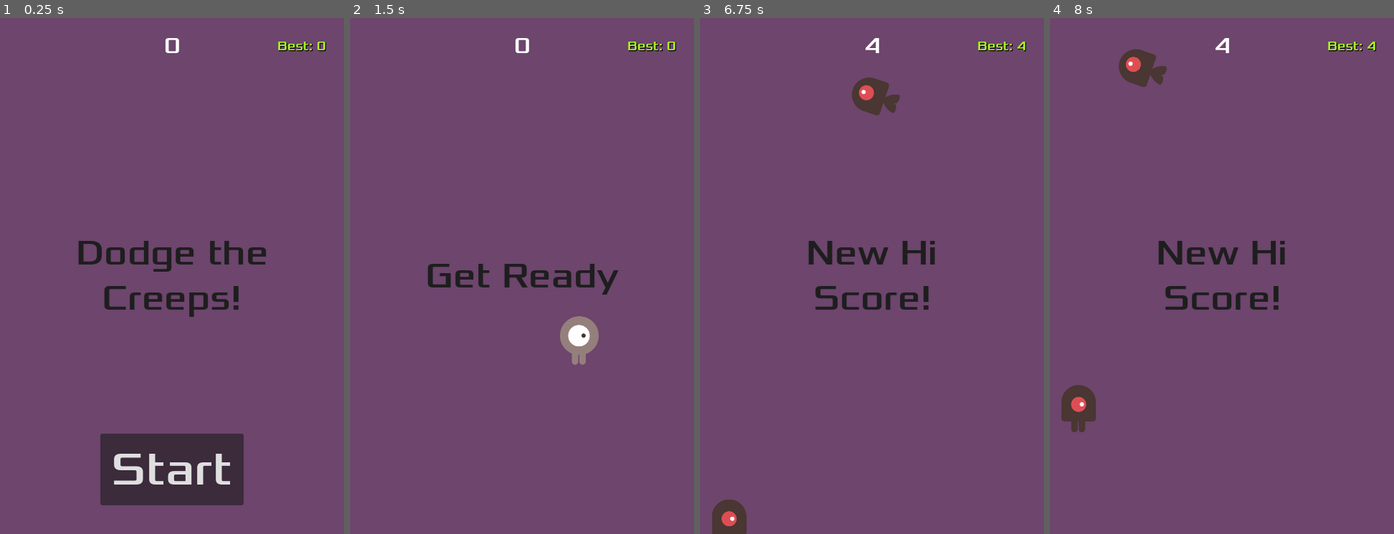
Above: before the commit, frames 1-4 (left to right).
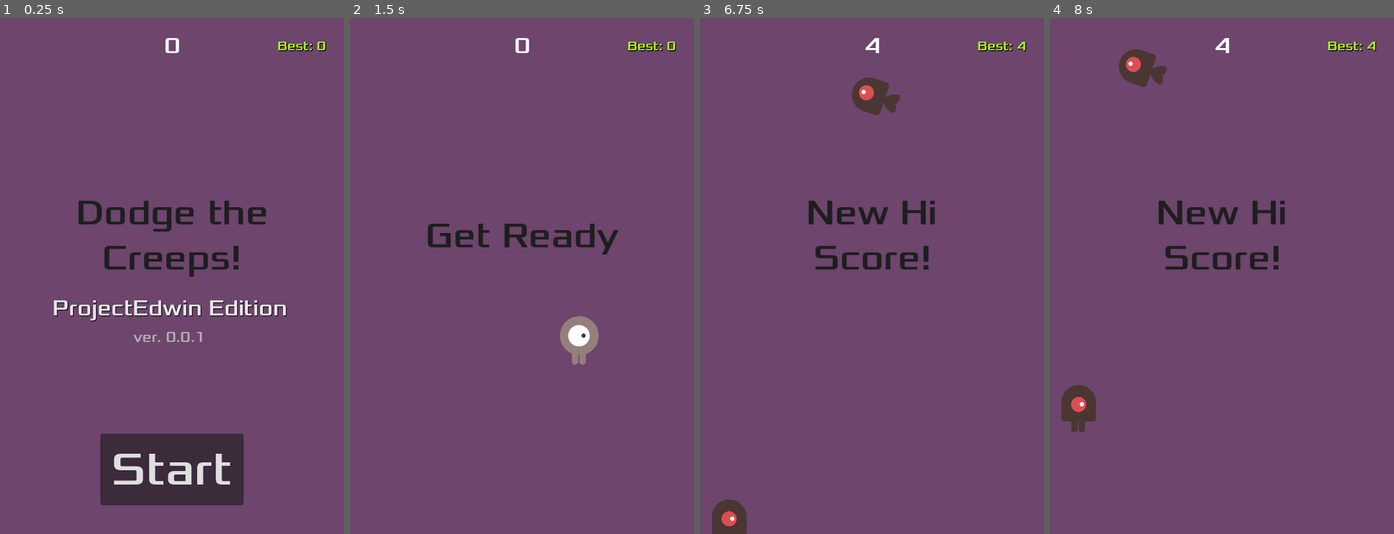
Above: after the commit, the same moments.

Repository: ProjectEdwin/dodge-the-creeps
Game: Godot game, scene res://main.tscn
Same seed, same stepped clock (60 frames per second), same inputs: the game is played once before the commit and once after it.
Inputs:
- Up to frame 1 (0.25 s): no input
- Up to frame 2 (1.5 s): click "Start" at 0.5 s; tap Enter at 1.25 s; hold D (move_right) from 1.28 s (still down)
- Up to frame 3 (6.75 s): release D (move_right) at 2.03 s; hold Down (move_down) 2.03-2.78 s; hold D (move_right) 2.78-3.53 s; tap Space at 3.5 s; hold Up (move_up) 3.53-4.28 s; hold Left (move_left) 4.28-5.78 s; hold Down (move_down) 5.78-6.53 s; hold D (move_right) from 6.53 s (still down)
- Up to frame 4 (8 s): release D (move_right) at 7.28 s; hold Up (move_up) from 7.28 s (still down)

The runs differ from the first frame. In frame 1, 4.0% of the frame differs, in the area x 15-84%, y 35-63%; in frame 2, 2.1%; in frame 3, 2.2%; in frame 4, 2.2%.

Commit message:
Added Title Screen Labels
* Added "ProjectEdwin Edition" label
* Added Game Version label

Diff:
--- a/hud.gd
+++ b/hud.gd
@@ -17,6 +17,8 @@
 
 	$Message.text = "Dodge the Creeps!"
 	$Message.show()
+	$VersionLabel.show()
+	$AuthorLabel.show()
 	# Make a one-shot timer and wait for it to finish.
 	await get_tree().create_timer(1.0).timeout
 	$StartButton.show()
@@ -32,6 +34,8 @@
 
 func _on_start_button_pressed() -> void:
 	$StartButton.hide()
+	$VersionLabel.hide()
+	$AuthorLabel.hide()
 	start_game.emit()
 
 
--- a/hud.tscn
+++ b/hud.tscn
@@ -46,21 +46,65 @@
 metadata/_edit_use_anchors_ = true
 
 [node name="Message" type="Label" parent="." unique_id=1277407977]
-anchors_preset = 8
+anchors_preset = -1
 anchor_left = 0.5
-anchor_top = 0.5
+anchor_top = 0.42200002
 anchor_right = 0.5
-anchor_bottom = 0.5
+anchor_bottom = 0.42200002
 offset_left = -150.0
-offset_top = -120.0
+offset_top = -119.84003
 offset_right = 150.0
-offset_bottom = 120.0
+offset_bottom = 120.15997
 grow_horizontal = 2
 grow_vertical = 2
 theme_override_colors/font_color = Color(0.11674089, 0.116740905, 0.11674089, 1)
 theme_override_fonts/font = ExtResource("1_37p78")
 theme_override_font_sizes/font_size = 49
 text = "Dodge the Creeps!"
+horizontal_alignment = 1
+vertical_alignment = 1
+autowrap_mode = 2
+metadata/_edit_use_anchors_ = true
+
+[node name="VersionLabel" type="Label" parent="." unique_id=1659511238]
+anchors_preset = -1
+anchor_left = 0.49400002
+anchor_top = 0.619
+anchor_right = 0.49400002
+anchor_bottom = 0.619
+offset_left = -239.12001
+offset_top = -19.680023
+offset_right = 238.87999
+offset_bottom = 20.319977
+grow_horizontal = 0
+grow_vertical = 0
+theme_override_colors/font_color = Color(0.6970817, 0.6960781, 0.6871216, 1)
+theme_override_fonts/font = ExtResource("1_37p78")
+theme_override_font_sizes/font_size = 20
+text = "ver. 0.0.1"
+horizontal_alignment = 1
+vertical_alignment = 1
+autowrap_mode = 2
+metadata/_edit_use_anchors_ = true
+
+[node name="AuthorLabel" type="Label" parent="." unique_id=452665409]
+anchors_preset = -1
+anchor_left = 0.49400002
+anchor_top = 0.564
+anchor_right = 0.49400002
+anchor_bottom = 0.564
+offset_left = -239.12001
+offset_top = -20.080017
+offset_right = 238.87999
+offset_bottom = 19.919983
+grow_horizontal = 0
+grow_vertical = 0
+theme_override_colors/font_color = Color(0.9079417, 0.9079417, 0.90794164, 1)
+theme_override_colors/font_shadow_color = Color(0.078431375, 0.078431375, 0.078431375, 1)
+theme_override_colors/font_outline_color = Color(0.09430439, 0.094304405, 0.09430439, 1)
+theme_override_fonts/font = ExtResource("1_37p78")
+theme_override_font_sizes/font_size = 30
+text = "ProjectEdwin Edition"
 horizontal_alignment = 1
 vertical_alignment = 1
 autowrap_mode = 2
